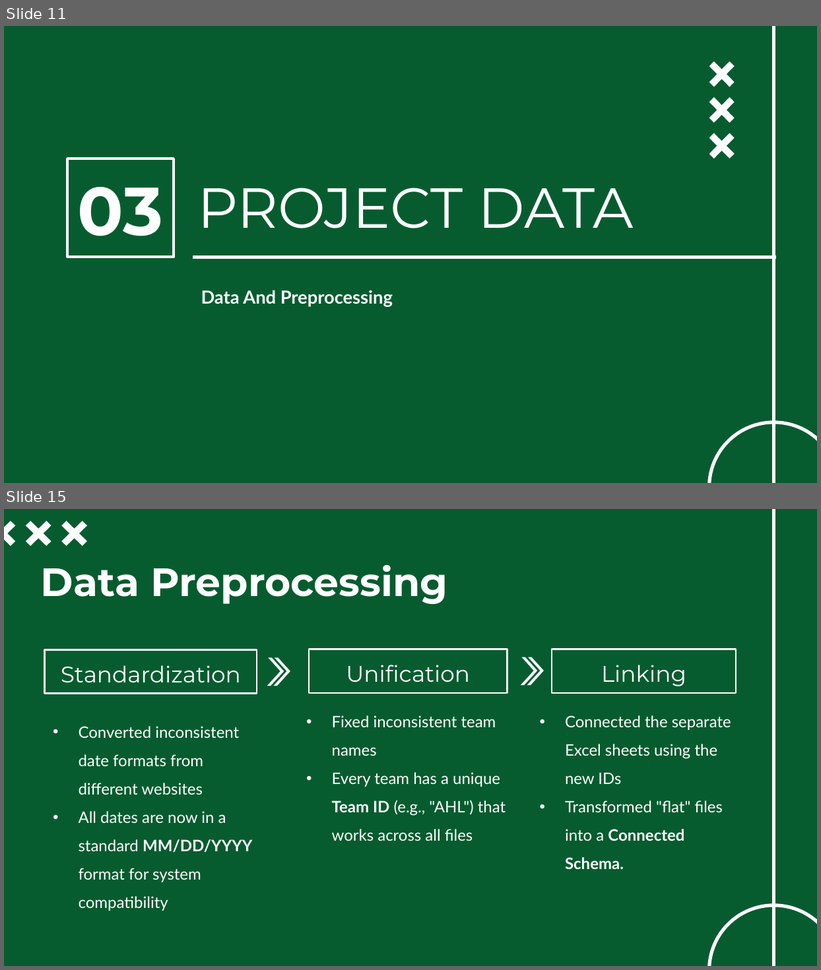
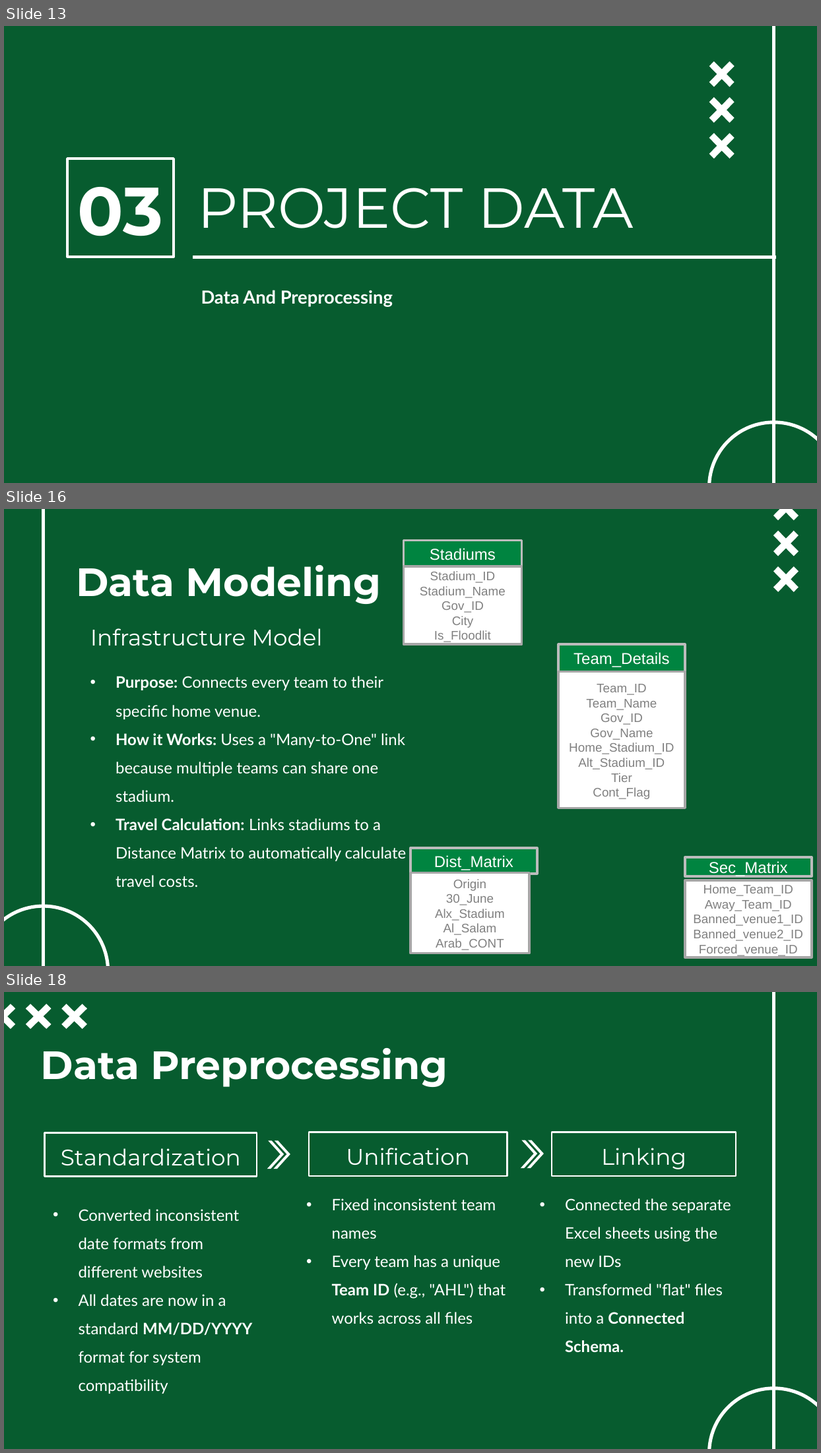
Before and after one commit to ghassanelgendy/egyptian-premier-league-schedule-optimizer, a slide deck: Documentations/presentation V1.pptx. Shown one above the other, each under a label of ours: slides 11 and 15 before the commit, slides 13, 16 and 18 after it; the slides between them are not shown. The pictures are 821x970 and 821x1453 pixels, drawn with LibreOffice and Linux fonts; fonts in the diff are those of the drawing; background and template pictures are left out. Boxes give left, top, right and bottom in pixels: in the first picture for what was removed or moved away, otherwise in the second. Text is boxed around its words. In the diff, an @@ line names an element or a change of style, - is before the commit and + after.

```diff
--- a/Documentations/presentation V1.pptx
+++ b/Documentations/presentation V1.pptx
@@ slide 16 added at (4, 509, 817, 966), background picture (left out) @@
@@ line added from (43, 966) to (43, 509), #FFFFFF 3 pt @@
@@ freeform shape added at (773, 509, 799, 520), fill #FFFFFF @@
@@ rectangle added at (403, 541, 522, 568), fill #008441, outline #BDBDBD 2 pt, 14 pt, text #FFFFFF @@
+Stadiums
@@ freeform shape added at (773, 531, 799, 556), fill #FFFFFF @@
@@ title added at (76, 565, 381, 604), 35 pt, text #FFFFFF, bold @@
+Data Modeling
@@ rectangle added at (403, 566, 522, 645), fill #FFFFFF, outline #A6A6A6 2 pt, 11 pt, text #808080 @@
+Stadium_ID
+Stadium_Name
+Gov_ID
+City
+Is_Floodlit
@@ freeform shape added at (773, 566, 799, 592), fill #FFFFFF @@
@@ subtitle added at (90, 628, 322, 646), 20 pt, text #FFFFFF @@
+Infrastructure Model
@@ rectangle added at (558, 645, 685, 673), fill #008441, outline #BDBDBD 2 pt, 14 pt, text #FFFFFF @@
+Team_Details
@@ text added at (116, 676, 406, 887), 14 pt, text #FFFFFF @@
+• Purpose: Connects every team to their specific home venue.
+• How it Works: Uses a "Many-to-One" link because multiple teams can share one stadium.
+• Travel Calculation: Links stadiums to a Distance Matrix to automatically calculate travel costs.
@@ rectangle added at (558, 671, 685, 808), fill #FFFFFF, outline #A6A6A6 2 pt, 11 pt, text #808080 @@
+Team_ID
+Team_Name
+Gov_ID
+Gov_Name
+Home_Stadium_ID
+Alt_Stadium_ID
+Tier
+Cont_Flag
@@ rectangle added at (411, 848, 537, 873), fill #008441, outline #BDBDBD 2 pt, 14 pt, text #FFFFFF @@
+Dist_Matrix
@@ rectangle added at (685, 858, 812, 877), fill #008441, outline #BDBDBD 2 pt, 14 pt, text #FFFFFF @@
+Sec_Matrix
@@ rectangle added at (411, 873, 529, 954), fill #FFFFFF, outline #A6A6A6 2 pt, 11 pt, text #808080 @@
+Origin
+30_June
+Alx_Stadium
+Al_Salam
+Arab_CONT
@@ rectangle added at (685, 881, 812, 958), fill #FFFFFF, outline #A6A6A6 2 pt, 11 pt, text #808080 @@
+Home_Team_ID
+Away_Team_ID
+Banned_venue1_ID
+Banned_venue2_ID
+Forced_venue_ID
@@ ellipse added at (4, 906, 108, 966), outline #FFFFFF 3 pt @@
@@ what was slide 11 is now slide 13 @@
@@ what was slide 15 is now slide 18 @@
```
Also in this commit, not shown: 7 slides changed, 2 other slides added, 4 other files.
